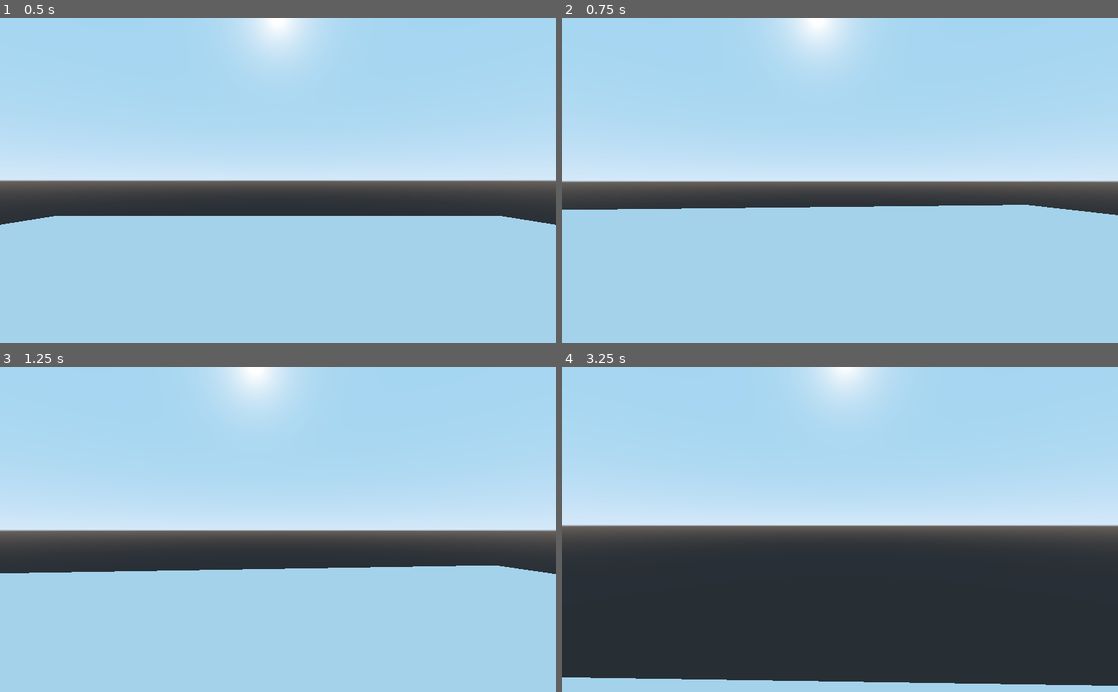
Above: before the commit, frames 1-4 (two rows, left to right).
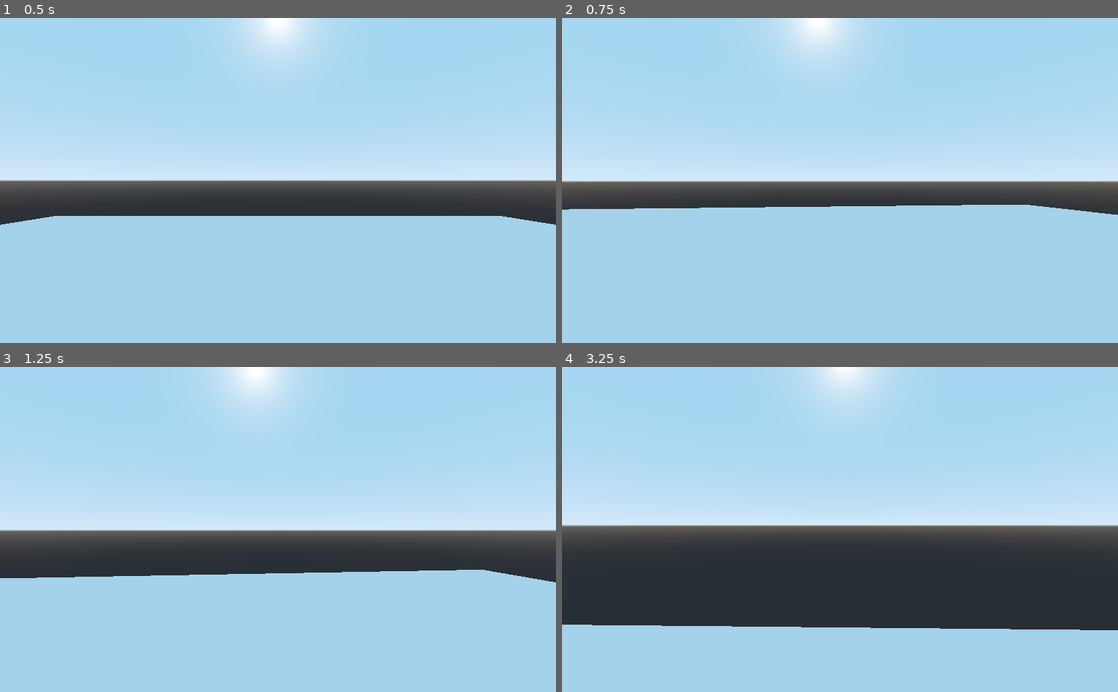
Above: after the commit, the same moments.

Repository: BoopEnthusiast/Cringe-Corp
Game: Godot game, scene res://main level.tscn
The game is run twice, just before and just after one commit, with the same random seed, the same clock (stepped at 60 frames per second) and the same inputs.
Inputs (mouse positions are in pixels of both pictures, inside the frame that each line leads up to):
- Up to frame 1 (0.5 s): no input
- Up to frame 2 (0.75 s): move the mouse to (867, 180) at 0.52 s; hold W (move_forward) from 0.53 s (still down); hold Ctrl (crouch, bound only before the commit) from 0.53 s (still down)
- Up to frame 3 (1.25 s): keep holding W (move_forward); keep holding Ctrl (crouch, bound only before the commit); tap Space (jump) at 0.77, 0.8, 1.07 s
- Up to frame 4 (3.25 s): keep holding W (move_forward); move the mouse to (812, 529) at 1.27 s; release Ctrl (crouch, bound only before the commit) at 1.28 s; tap Space (jump) at 1.35, 1.52, 1.82, 2.3, 3.02 s; tap Ctrl (crouch, bound only before the commit) at 1.55, 2.85 s; move the mouse to (851, 523) at 2.02 s; hold Ctrl (crouch, bound only before the commit) 2.03-2.78 s; move the mouse to (834, 536) at 2.77 s

Frame 1 is identical in both runs. In frame 2, 0.1% of the frame differs, in the area x 1-100%, y 57-61%; in frame 3, 1.5%; in frame 4, 17%, in the area x 0-100%, y 79-99%.

Commit message:
Deleted sliding, working on dash now

Diff:
--- a/Godot project/Player.gd
+++ b/Godot project/Player.gd
@@ -4,14 +4,9 @@
 const ACCEL_DEFAULT = 7
 const DECCEL_DEFAULT = 1
 const ACCEL_AIR = 1
-const FRICTION = 0.5
-const CROUCHING_SPEED = -5
 onready var accel = ACCEL_DEFAULT
 var gravity = 9.8
 var jump = 5
-var sliding = false
-var accel_slide = 50
-var crouching = false
 
 
 var cam_accel = 40
@@ -52,13 +47,9 @@
 	#get keyboard input
 	var h_rot = global_transform.basis.get_euler().y
 	var f_input = Input.get_action_strength("move_backward") - Input.get_action_strength("move_forward")
-	var h_input = 0
-	if not sliding:
-		h_input = Input.get_action_strength("move_right") - Input.get_action_strength("move_left")
+	var h_input = Input.get_action_strength("move_right") - Input.get_action_strength("move_left")
 	direction = Vector3.ZERO
 	direction = Vector3(h_input, 0, f_input).rotated(Vector3.UP, h_rot).normalized()
-	if sliding:
-		direction = Vector3(h_input, 0, -1).rotated(Vector3.UP, h_rot).normalized()
 
 	#jumping and gravity
 	if is_on_floor():
@@ -69,27 +60,13 @@
 		snap = Vector3.DOWN
 		accel = ACCEL_AIR
 		gravity_vec += Vector3.DOWN * gravity * delta
-
-	#jumping and sliding
 	if Input.is_action_just_pressed("jump") and is_on_floor():
 		snap = Vector3.ZERO
 		gravity_vec = Vector3.UP * jump
-	if Input.is_action_pressed("crouch") and is_on_floor() and crouching == false:
-		snap = Vector3.ZERO
-		accel = accel_slide
-		if accel_slide > 3:
-			sliding = true
-			accel_slide -= FRICTION
-		elif accel_slide <= 3:
-			crouching = true
-			sliding = false
-	if Input.is_action_pressed("crouch") and is_on_floor() and crouching == true:
-		accel = 0
-	if Input.is_action_just_released("crouch"):
-		sliding = false
-		crouching = false
-		accel_slide = 50
-		speed = 7
+	#dash
+
+	#insert dashing shit here
+
 	#make it move
 	velocity = velocity.linear_interpolate(direction * speed, accel * delta)
 	movement = velocity + gravity_vec
@@ -99,6 +76,4 @@
 	#debugging
 #	print(delta)
 #	print(velocity)
-	print(accel_slide)
-	print("^ is accel_slide")
 	print(accel)
--- a/Godot project/project.godot
+++ b/Godot project/project.godot
@@ -70,9 +70,9 @@
 "events": [ Object(InputEventKey,"resource_local_to_scene":false,"resource_name":"","device":0,"alt":false,"shift":false,"control":false,"meta":false,"command":false,"pressed":false,"scancode":16777238,"physical_scancode":0,"unicode":0,"echo":false,"script":null)
  ]
 }
-crouch={
+dash={
 "deadzone": 0.5,
-"events": [ Object(InputEventKey,"resource_local_to_scene":false,"resource_name":"","device":0,"alt":false,"shift":false,"control":false,"meta":false,"command":false,"pressed":false,"scancode":16777238,"physical_scancode":0,"unicode":0,"echo":false,"script":null)
+"events": [ Object(InputEventKey,"resource_local_to_scene":false,"resource_name":"","device":0,"alt":false,"shift":false,"control":false,"meta":false,"command":false,"pressed":false,"scancode":16777237,"physical_scancode":0,"unicode":0,"echo":false,"script":null)
  ]
 }
 
